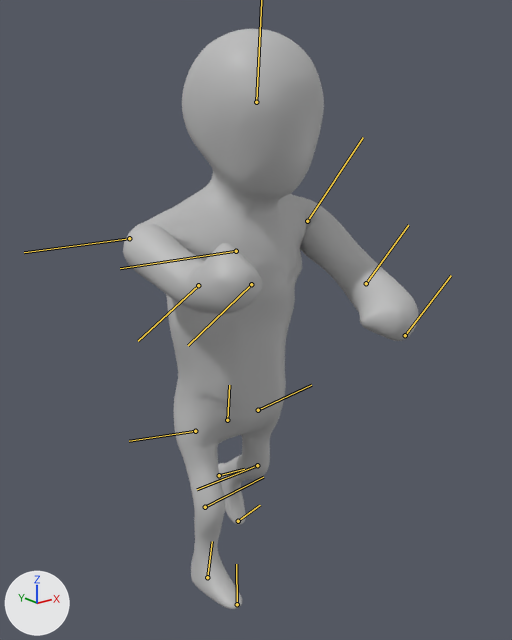
An edit to the FBX model Models/Fight Animation RightArmHook.fbx, drawn before and after from the same camera.
Before and after are seen from a 50 mm lens placed at (-0.0494, -0.0656, -0.0003), pointed at (0.0006, -0.0031, -0.0253). Every picture has the same lights, and +X, +Y and +Z are marked at lower left. Both versions are drawn at frame 6 of the action 'Take 001'; the numbers are the values there. The bones that bend it are drawn over the model as lines.

Names of what the first picture shows: 'Body'.
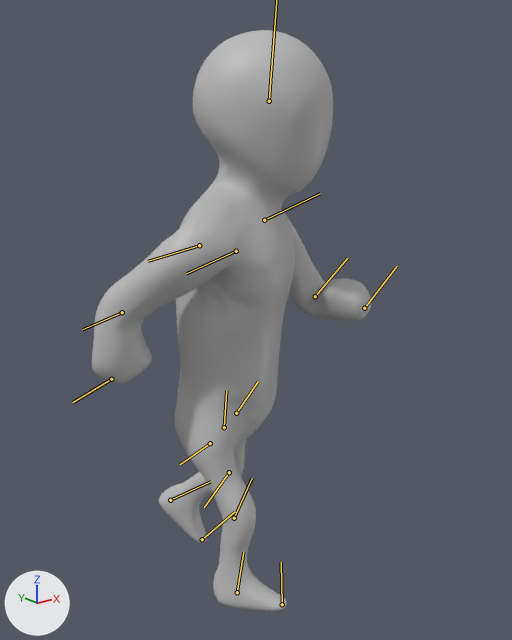
Where the change shows, as pixel boxes [x1, y1, x2, y2] in the pictures (512 x 640 px):
```json
{"object": "Body", "change": "posed", "before": [123, 29, 418, 609], "after": [92, 30, 371, 611]}
{"bone": "Romp", "before": "(236, 251) to (120, 268)", "after": "(236, 251) to (186, 273)"}
{"bone": "LeftArm", "before": "(307, 221) to (363, 137)", "after": "(264, 220) to (320, 193)"}
{"bone": "joint8", "before": "(366, 283) to (408, 225)", "after": "(315, 296) to (347, 258)"}
{"bone": "RightArm", "before": "(129, 238) to (24, 252)", "after": "(199, 245) to (148, 261)"}
{"bone": "joint8.001", "before": "(198, 285) to (138, 341)", "after": "(122, 312) to (82, 329)"}
```

The change, as JSON lines over the scene's bpy script:
```json
{"block": "bone_romp", "where": "bone_romp = bpy.data.objects['Armature'].pose.bones['Romp']"}
{"op": "set", "path": "bone_romp.rotation_quaternion", "old": "(0.998, 0.0, -0.043, 0.0)", "new": "(0.953, -0.294, -0.022, 0.031)", "note": "degrees (0, -5, 0) -> degrees (-34, -1, 4)"}
{"block": "bone_leftarm", "where": "bone_leftarm = bpy.data.objects['Armature'].pose.bones['LeftArm']  # child of 'Romp'"}
{"op": "set", "path": "bone_leftarm.rotation_quaternion", "old": "(0.708, 0.024, -0.663, -0.242)", "new": "(0.663, -0.093, -0.438, -0.599)", "note": "degrees (71, -68, -90) -> degrees (34, -44, -98)"}
{"block": "bone_joint8", "where": "bone_joint8 = bpy.data.objects['Armature'].pose.bones['joint8']  # child of 'LeftArm'"}
{"op": "set", "path": "bone_joint8.rotation_quaternion", "old": "(0.999, 0.0, -0.051, 0.0)", "new": "(0.877, 0.124, -0.459, 0.065)", "note": "degrees (0, -6, 0) -> degrees (16, -55, 0)"}
{"block": "bone_rightarm", "where": "bone_rightarm = bpy.data.objects['Armature'].pose.bones['RightArm']  # child of 'Romp'"}
{"op": "set", "path": "bone_rightarm.location", "old": "(0.16, -0.03, 0.36)", "new": "(0.16, 0.0, 0.0)"}
{"op": "set", "path": "bone_rightarm.rotation_quaternion", "old": "(0.534, 0.44, 0.465, -0.552)", "new": "(0.66, -0.271, -0.278, -0.643)", "note": "degrees (-14, 79, -103) -> degrees (0, -46, -89)"}
{"block": "bone_joint8_001", "where": "bone_joint8_001 = bpy.data.objects['Armature'].pose.bones['joint8.001']  # child of 'RightArm'"}
{"op": "set", "path": "bone_joint8_001.rotation_quaternion", "old": "(0.94, 0.27, 0.207, -0.006)", "new": "(0.952, 0.0, 0.305, 0.0)", "note": "degrees (33, 23, 6) -> degrees (0, 36, 0)"}
```
